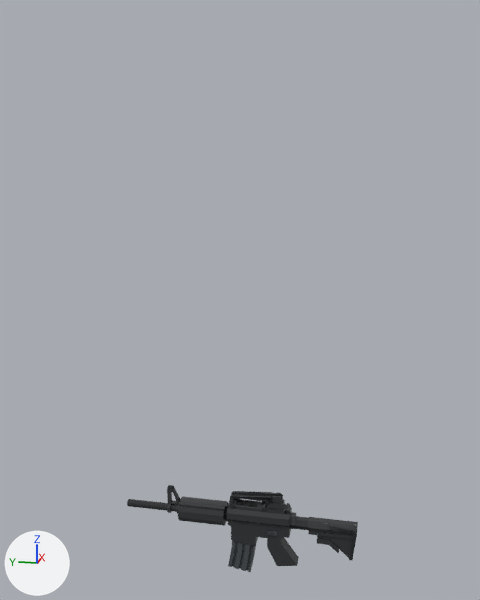
An edit to the FBX model resources/models/M4A1.fbx, drawn before and after from the same camera.
Both versions are drawn from a 50 mm camera at (-87.6, -12.2, 64.0) aimed at (0.9, 5.5, 41.9). The axes (+X, +Y, +Z) are drawn at lower left. The lights are the same throughout.

In view in the first picture: 'M4A1_0', 'M4_Carrier_0', 'STANAG_30rnd'.
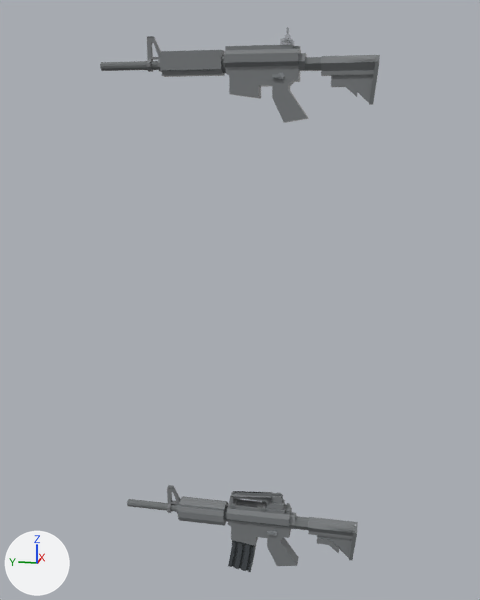
Pixel boxes (x1, y1, x2, y2) of what changed, in the pictures (480 x 600 px):
'M4_0', added: after (100, 36, 380, 123)
'M4A1_0', surface changed (black to grey): (127, 485, 358, 566) in both
'M4_Carrier_0', surface changed (black to grey): (230, 491, 285, 512) in both

What changed in the scene script:
```text
Change img_m4a1_png:
    img_m4a1_png: load_image('M4A1.png', 'M4A1.png', 1024, 1024, 'sRGB') -> load_image('M4A1.png', 'M4A1.png', 1024, 1024, 'Non-Color')
Add me_cylinder_016:
    me_cylinder_016.from_pydata(...)  # 382 vertices, 327 faces; spans x -1.5..1.5, y -9.2..26.7, z -7.5..3.2
    me_cylinder_016.materials.append(mat_m4a1)  # picture img_m4a1_png
Add ob_m4_0:
    ob_m4_0 = bpy.data.objects.new('M4_0', me_cylinder_016)
    ob_m4_0.location = (0.0, -2.8, 73.2)
```
